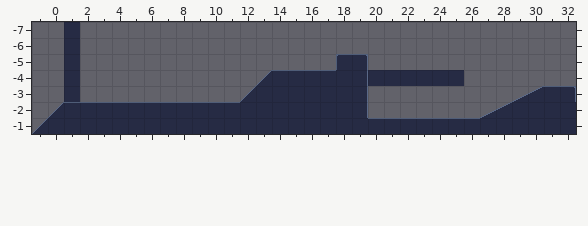
One commit to this Tiled map: LeafLegends/Assets/Tilemaps/testingTilemap.tmx. Above: the version before the commit.
Cells are 16x16 px. Shown: x -1..32, y -7..-1.
After the commit:
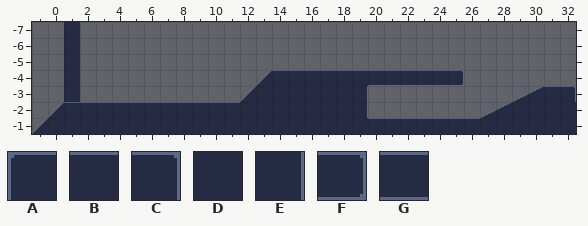
Key: from "Prototyping": A 16, B 17, C 18, D 25, E 26, F 39, G 40.
_ is an empty cell.
Changes in this commit:
Layer "Terrain":
Tile D gives way to tile B in row -4 at x 18.
Tile E gives way to tile B in row -4 at x 19.
Tile D gives way to tile F in row -4 at x 25.
Tile D gives way to tile G in row -4 at x 20 to 24.
Tile A is removed in row -5 at x 18.
Tile C is removed in row -5 at x 19.
Pixel boxes of the changes (left, top, right, bottom) in both pictures:
changed: (336, 54, 464, 86)
